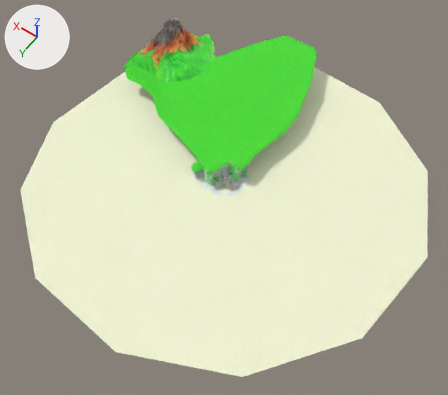
A saved change to the OBJ model NewSonicThing/res/Models/Levels/NokiBay/NokiBay.obj.
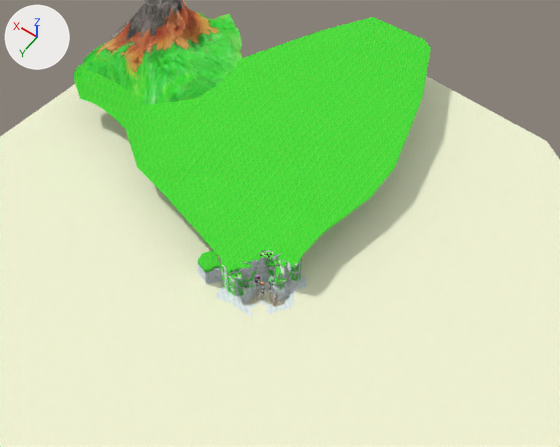
Each version is shown whole from a camera (50 mm lens) standing at (-39354.0, 55552.0, 82466.0) and looking at (-2745.0, 4300.0, 1927.0), then close up on the part from 19% to 86% of the width and 7% to 68% of the height. Lighting does not change. The marker at upper left points along +X, +Y and +Z. Where no turn or scale is listed for an object, it has been applied to the vertices. Vertices at the same position are counted once.

Objects in the first close-up: 'NokiBay'.
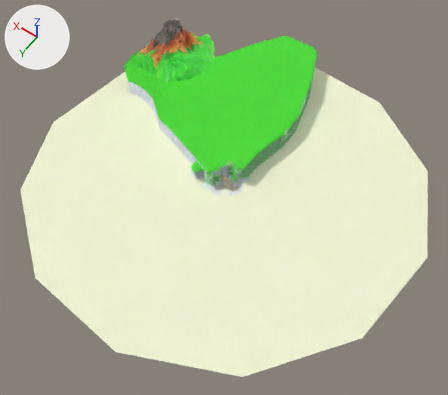
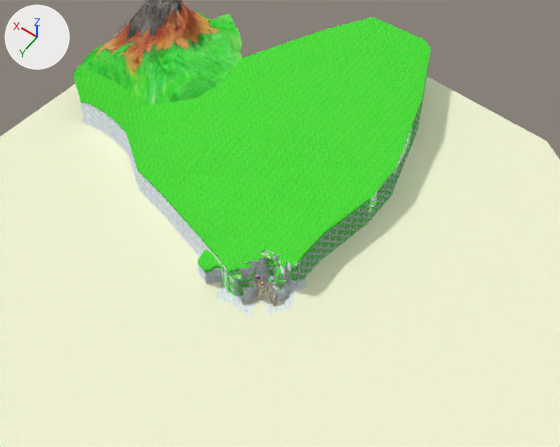
The newer file is also rescaled (x0.5), turned or shifted as a whole; pictures and numbers use the older file's frame.

Changed parts and their boxes [x1, y1, x2, y2] in the close-ups (560 x 447 px):
part 1 of me_nokibay, built on: before [75, 76, 430, 274]; after [75, 68, 430, 281]
part 2 of me_nokibay, recoloured: [254, 278, 274, 294] in both

Patch to the scene script:
```diff
--- a/NewSonicThing/res/Models/Levels/NokiBay/NokiBay.obj.py
+++ b/NewSonicThing/res/Models/Levels/NokiBay/NokiBay.obj.py
@@ me_nokibay @@
 # used by ob_nokibay; location = (0.0, 0.0, 0.0)
-me_nokibay.from_pydata(...)  # 9682 vertices, 18364 faces; spans x -34708.0..34096.0, y -34651.0..34487.0, z -1138.0..12785.0
+me_nokibay.from_pydata(...)  # 9671 vertices, 18430 faces; spans x -34708.0..34096.0, y -34651.0..34487.0, z -1138.0..12785.0
+# me_nokibay part 1
+# 130 faces are deleted
+# 12 vertices in x -12781.0..12504.0, y -12724.0..12561.0, z 188.0..198.0 move by (0.0, 0.0, -92.0)
+# 11 vertices in x -27399.0..26899.0, y -27342.0..27179.0, z 198.0 move by (0.0, 0.0, -35.0)
+# 44 vertices are added at x -3786.0..27831.0, y -33522.0..1886.0, z -934.0..4475.0
+# 8 new vertices lie (0.0, 0.0, -695.0) away from vertices in x 6600.0..27790.0, y -7372.0..413.0, z 3207.0..3530.0
+# 9 new faces join them, mat_mare_15_png (picture img_mare_15_png)
+# 20 new faces join them, mat_mare_02_png (picture img_mare_02_png)
+# 10 new faces join them, mat_mare_24_png (picture img_mare_24_png)
+# 51 new faces join them, mat_a_hole_en_png (picture img_a_hole_en_png)
+# 54 new faces join them, mat_mare_01_png (picture img_mare_01_png)
+# 6 new faces join them, mat_mare_14_png (picture img_mare_14_png)
+# 14 new faces join them, mat_j_mare_a_png (picture img_j_mare_a_png)
+# 2 new faces join them, mat_mare_23_png (picture img_mare_23_png)
+# 15 new faces join them, mat_mare_26_png (picture img_mare_26_png)
+# 45 new faces join them, mat_mare_19_02_png (picture img_mare_19_02_png)
+# 23 new faces join them, mat_mare_22_png (picture img_mare_22_png)
+# me_nokibay part 2: 860 faces spanning x -1290.0..599.0, y -660.0..1225.0, z 250.0..1582.0 switch from mat_mare_11_png (picture img_mare_11_png) to mat_mare_14_png (picture img_mare_14_png)
 me_nokibay.materials.append(mat_mare_07_png)
@@ me_nokibay @@
 me_nokibay.materials.append(mat_mare_24_png)
-me_nokibay.materials.append(mat_hayawave2a_png)  # picture img_hayawave2a_png
 me_nokibay.materials.append(mat_a_hole_en_png)
@@ me_nokibay @@
 me_nokibay.materials.append(mat_mare_05_png)
-me_nokibay.materials.append(mat_plam_ougi_png)  # picture img_plam_ougi_png
 me_nokibay.materials.append(mat_mare_19_02_png)
```
